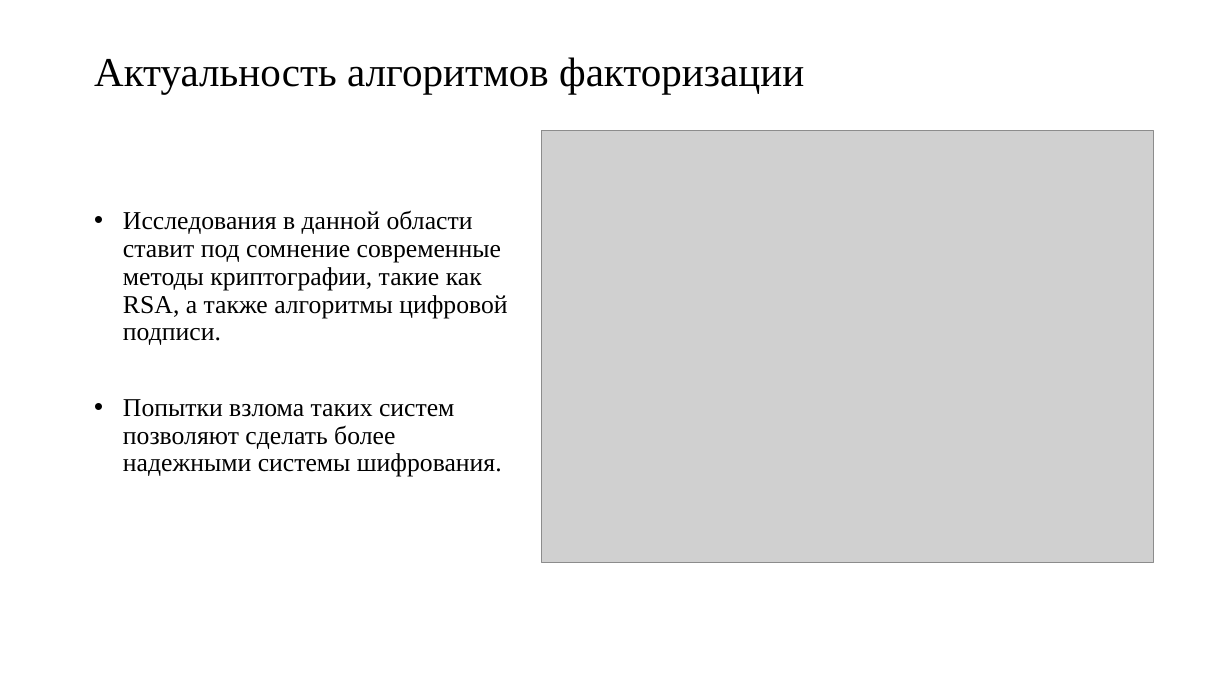
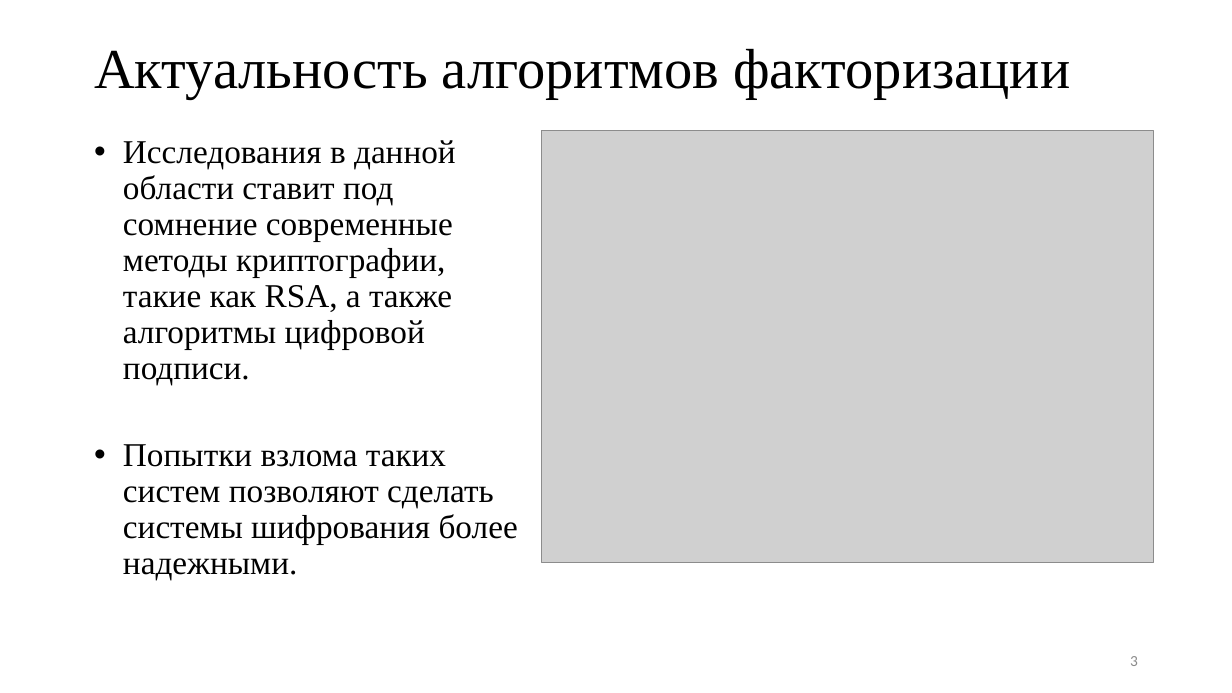
Before and after one commit to pagamov/VKR, a slide deck: slide 3 of Гамов Павел Диплом.pptx (slide 2 before the commit). Drawn at 1232x693 pixels with LibreOffice and Linux fonts; fonts in the diff are those of the drawing; grey boxes stand for pictures. Boxes give left, top, right and bottom in pixels: in the first picture for what was removed or moved away, otherwise in the second. Text is boxed around its words. In the diff, an @@ line names an element or a change of style, - is before the commit and + after.

```diff
--- a/Гамов Павел Диплом.pptx
+++ b/Гамов Павел Диплом.pptx
@@ title "Актуальность алгоритмов факторизации": place and size @@
-title "Актуальность алгоритмов факторизации" at [94, 57, 804, 94]
+title "Актуальность алгоритмов факторизации" at [94, 48, 1070, 100]
@@ title "Актуальность алгоритмов факторизации" at [94, 48, 1070, 100]: size 32 to 44 pt @@
@@ text at [123, 140, 456, 386]: size 20 to 25.9 pt in "Исследования в данной области ставит под сомнение ..." @@
@@ text at [123, 444, 518, 581]: text changed; size 20 to 25.9 pt @@
-• Попытки взлома таких систем позволяют сделать более надежными системы шифрования.
+• Попытки взлома таких систем позволяют сделать системы шифрования более надежными.
@@ page number added at [1130, 656, 1138, 666], 12 pt, text #8C8C8C @@
+3
```
Also in this commit, not shown: 10 other slides changed, 10 slides added, 2 slides removed.
